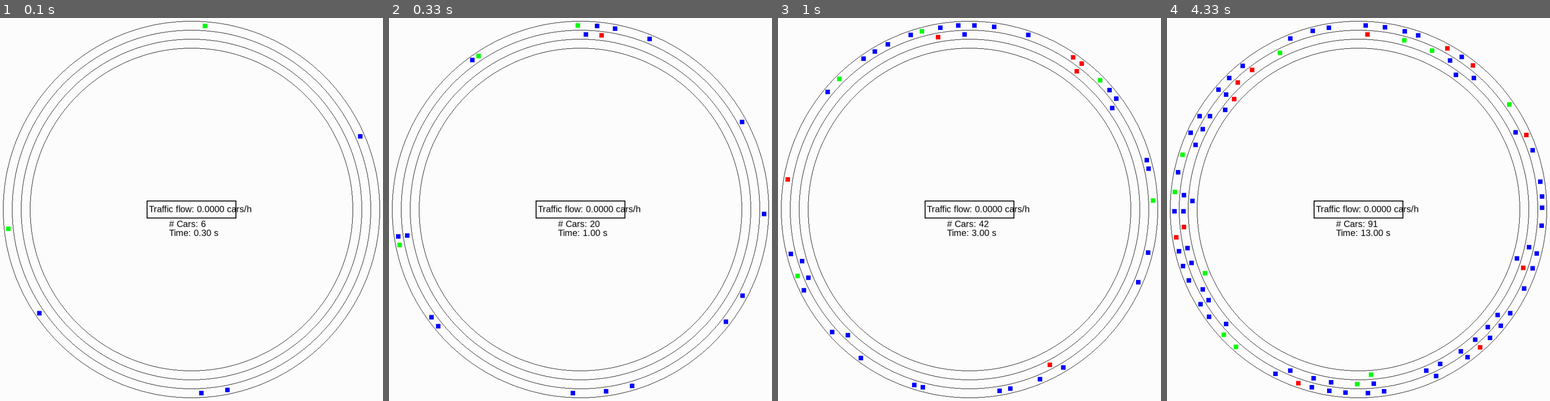
Above: before the commit, frames 1-4 (left to right).
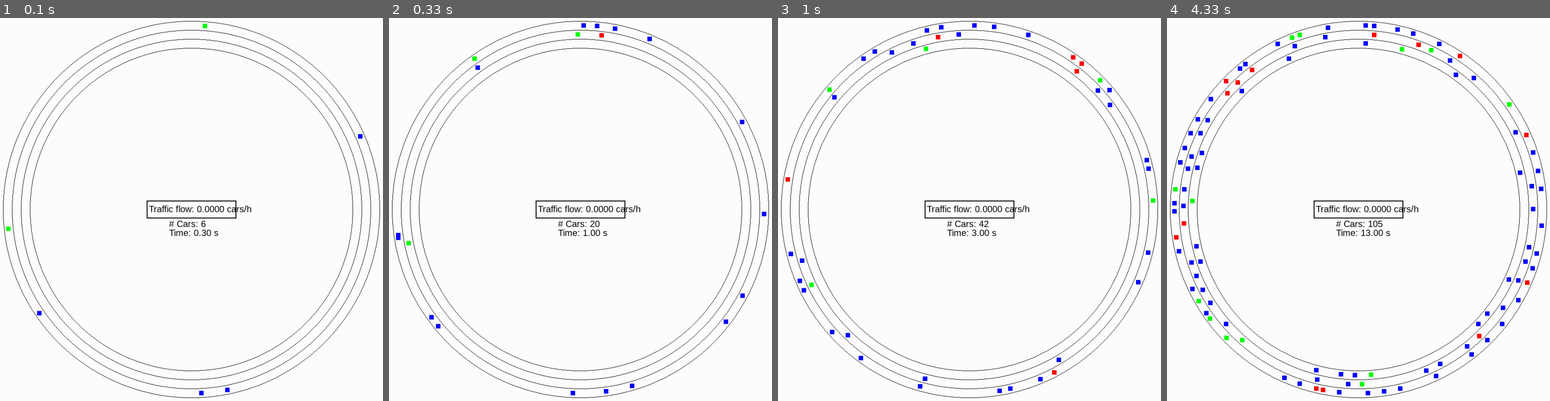
Above: after the commit, the same moments.

Repository: atonderski/TrafficMadness
Game: pygame game, started from traffic_madness/main.py
The game is run twice, just before and just after one commit, with the same random seed, the same clock (stepped at 60 frames per second) and the same inputs.
Inputs:
- Up to frame 1 (0.1 s): no input
- Up to frame 2 (0.33 s): no input
- Up to frame 3 (1 s): no input
- Up to frame 4 (4.33 s): no input

Frame 1 is identical in both runs. In frame 2, 0.2% of the frame differs, in the area x 1-53%, y 1-60%; in frame 3, 0.5%; in frame 4, 2.2%, in the area x 1-99%, y 1-99%.

Commit message:
Add config option for nice cars

Diff:
--- a/traffic_madness/car/lane_switching_car.py
+++ b/traffic_madness/car/lane_switching_car.py
@@ -21,20 +21,17 @@
         space and the velocity is better or equal to the current velocity
         """
         switched = False
-        if self.nice:
+        if not switched and self.nice:
             if self.lane != 0:
                 switched = self.attempt_lane_shift(nearby_cars,
                                                    safety_distance,
                                                    allow_left=False)
-        if switched:
-            # No more actions need to be taken
-            pass
-        elif (dist_to_car_in_front < safety_distance and
-                      car_in_front.velocity < target_speed):
+        if not switched and (dist_to_car_in_front < safety_distance and
+                                     car_in_front.velocity < target_speed):
             switched = self.attempt_lane_shift(nearby_cars,
                                                safety_distance)
-        elif (dist_to_car_in_back < safety_distance and
-                      car_in_back.velocity > self.velocity):
+        if not switched and (dist_to_car_in_back < safety_distance and
+                                     car_in_back.velocity >= self.velocity):
             switched = self.attempt_lane_shift(nearby_cars,
                                                safety_distance,
                                                prefer_right=True)
--- a/traffic_madness/config.py
+++ b/traffic_madness/config.py
@@ -25,5 +25,6 @@
         self.safetymultiplier = 0.5
         self.car_length = 5.0
         self.min_distance = 5.0
+        self.nice_cars = False
 #        self.delay_buffer_length = 2
         self.reaction_time = 1.0 # Seconds between deacceleration
--- a/traffic_madness/track/multi_lane_track.py
+++ b/traffic_madness/track/multi_lane_track.py
@@ -18,7 +18,7 @@
         self.cartypes = [0, 0, 0]  # Counter for different car types
         # [Aggressive, neutral, passive]
         config = Config()
-
+        self.spawn_nice_cars = config.nice_cars
         self.buffer_length = config.buffer_length
 
         self.reset()
@@ -83,21 +83,21 @@
                 position=np.random.uniform(0.0, config.track_length),
                 velocity=self.speed_limit,
                 lane=lane,
-                nice=True)
+                nice=self.spawn_nice_cars)
             self.cartypes[0] += 1
         elif random_nbr < config.aggressives + config.passives:
             new_car = PassiveCar(
                 position=np.random.uniform(0.0, config.track_length),
                 velocity=self.speed_limit,
                 lane=lane,
-                nice=True)
+                nice=self.spawn_nice_cars)
             self.cartypes[2] += 1
         else:
             new_car = LaneSwitchingCar(
                 position=np.random.uniform(0.0, config.track_length),
                 velocity=self.speed_limit,
                 lane=lane,
-                nice=True)
+                nice=self.spawn_nice_cars)
             self.cartypes[1] += 1
         self.cars.add_car(new_car)
 
